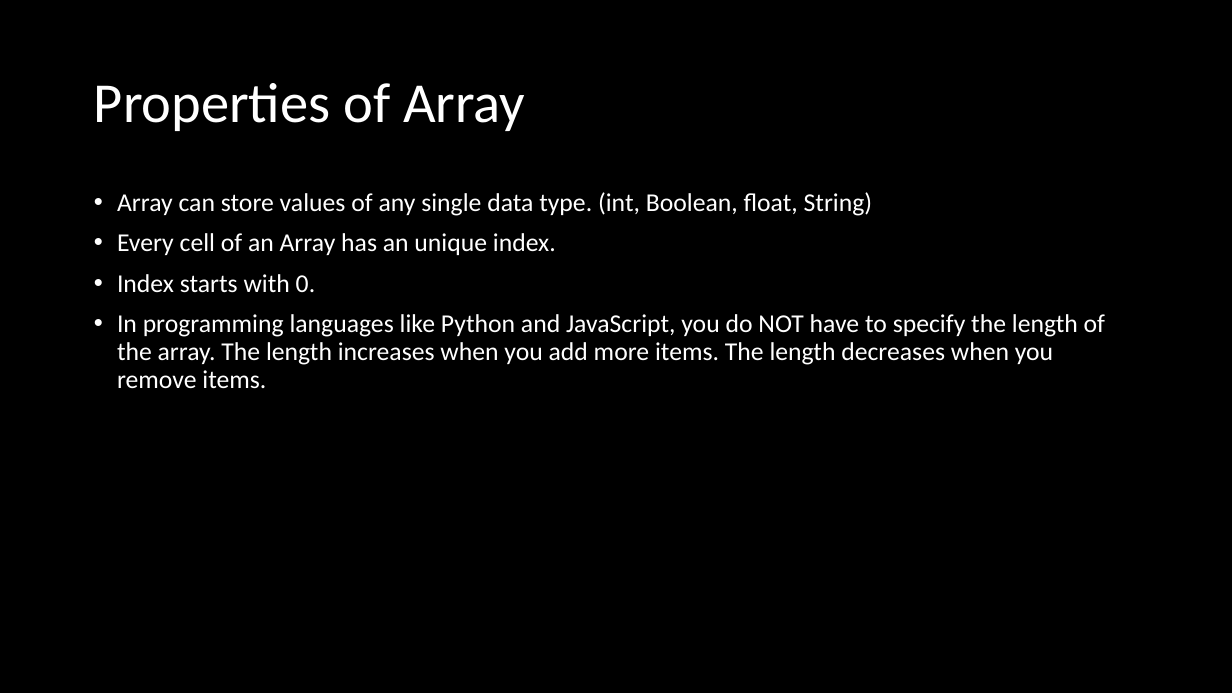
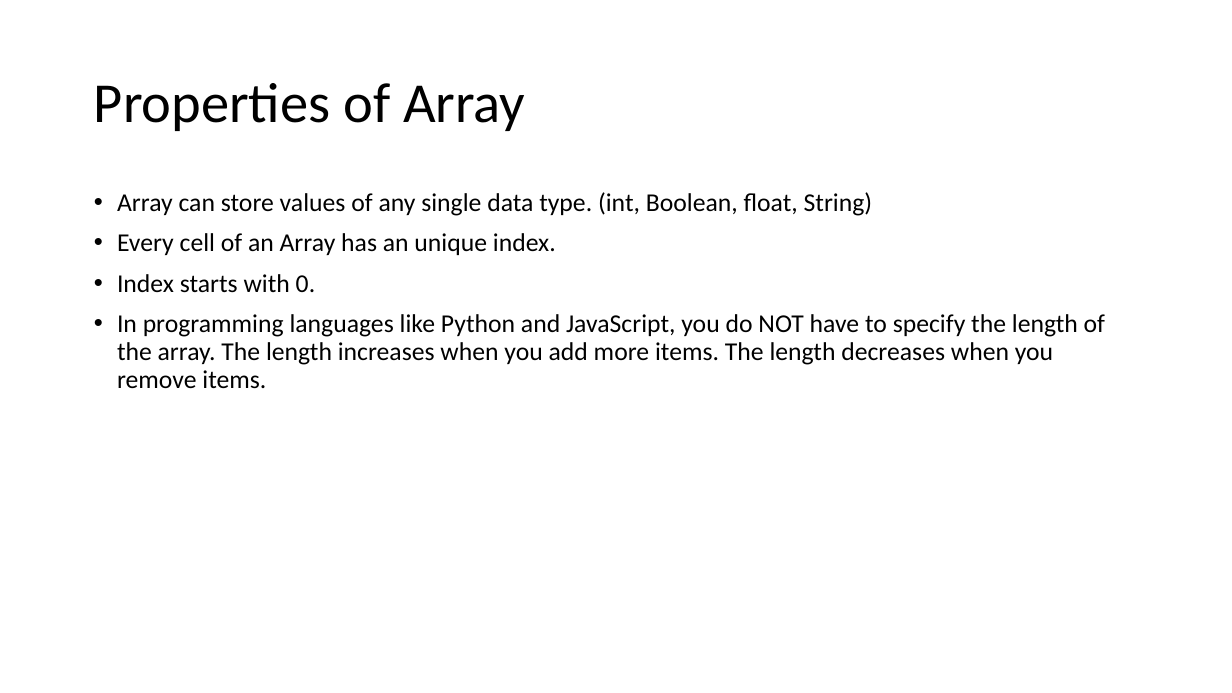
Before and after one commit to edyoda/DS290922A, a slide deck: slide 20 of DSA_Algo/Slides/Data Structure.pptx (slide 19 before the commit). Drawn at 1232x693 pixels with LibreOffice and Linux fonts; fonts in the diff are those of the drawing. Boxes give left, top, right and bottom in pixels: in the first picture for what was removed or moved away, otherwise in the second. Text is boxed around its words. In the diff, an @@ line names an element or a change of style, - is before the commit and + after.

```diff
--- a/DSA_Algo/Slides/Data Structure.pptx
+++ b/DSA_Algo/Slides/Data Structure.pptx
@@ background #000000 to #FFFFFF @@
@@ title "Properties of Array" at (94, 83, 525, 131): text colour #FFFFFF to #000000 @@
@@ text "Array can store values of ..." at (117, 192, 1105, 389): text colour #FFFFFF to #000000 @@
```
Also in this commit, not shown: 16 other slides changed, 4 slides added, 1 slide removed, 2 other files.
